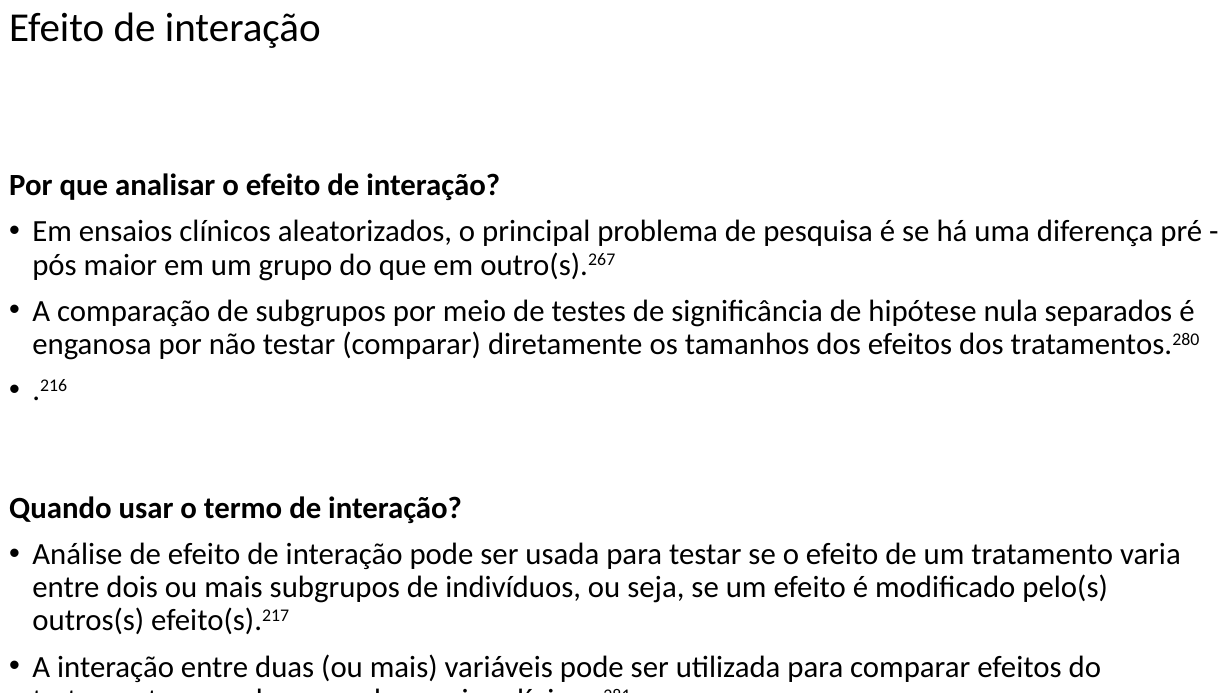
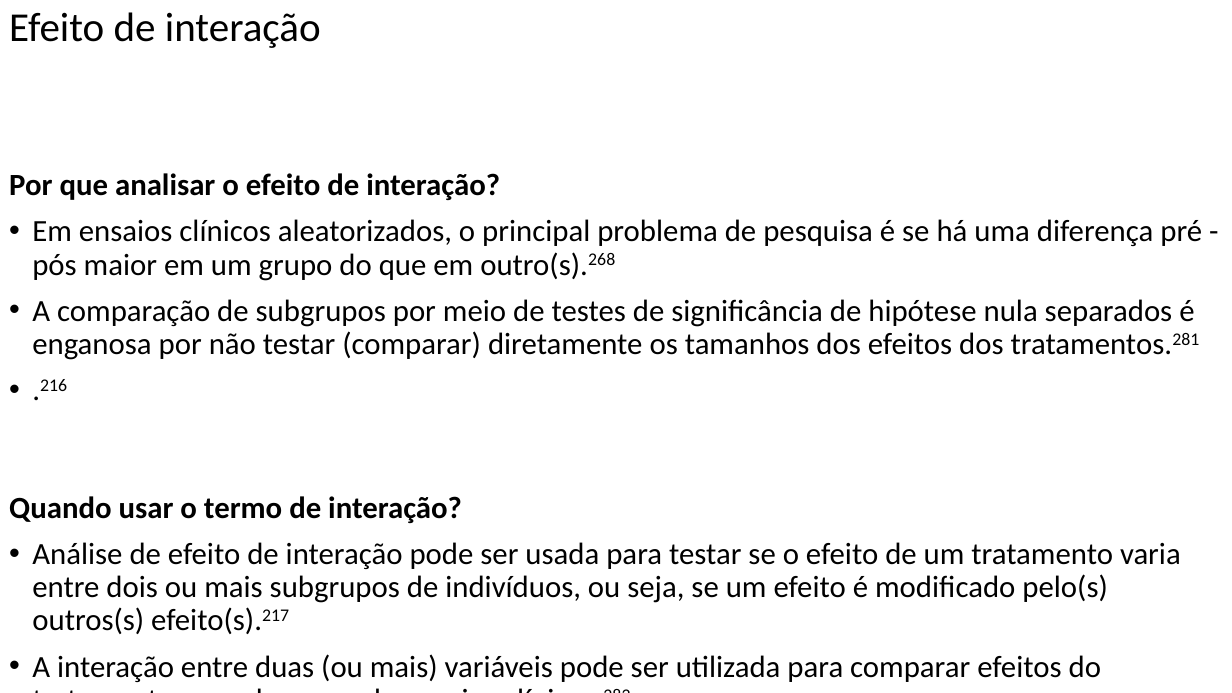
Before and after one commit to FerreiraAS/Ciencia-com-R, a slide deck: slide 192 of docs/Ciencia-com-R.pptx. Drawn at 1232x693 pixels with LibreOffice and Linux fonts; fonts in the diff are those of the drawing. Boxes give left, top, right and bottom in pixels: in the first picture for what was removed or moved away, otherwise in the second. Text is boxed around its words. In the diff, an @@ line names an element or a change of style, - is before the commit and + after.

```diff
--- a/docs/Ciencia-com-R.pptx
+++ b/docs/Ciencia-com-R.pptx
@@ text at (32,219,1202,360): text changed @@
-• Em ensaios clínicos aleatorizados, o principal problema de pesquisa é se há uma diferença pré - pós maior em um grupo do que em outro(s).267
-• A comparação de subgrupos por meio de testes de significância de hipótese nula separados é enganosa por não testar (comparar) diretamente os tamanhos dos efeitos dos tratamentos.280
+• Em ensaios clínicos aleatorizados, o principal problema de pesquisa é se há uma diferença pré - pós maior em um grupo do que em outro(s).268
+• A comparação de subgrupos por meio de testes de significância de hipótese nula separados é enganosa por não testar (comparar) diretamente os tamanhos dos efeitos dos tratamentos.281
```
Also in this commit, not shown: 18 other slides changed, 28 other files.
